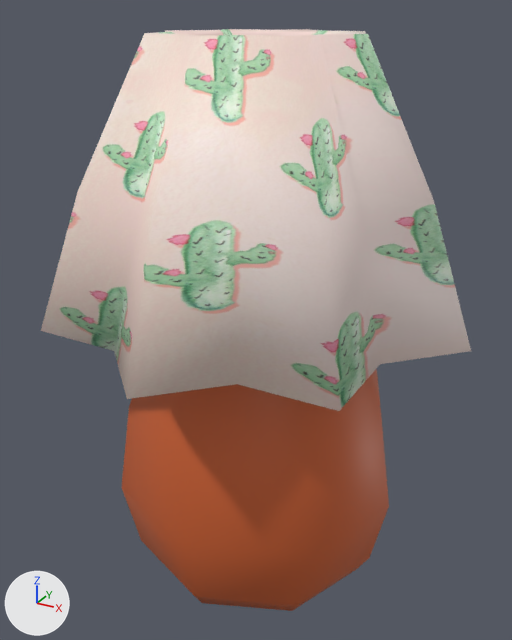
An edit to the FBX model el_escape_de_cactus/Assets/FBX/Models/Scenes/velador.fbx, drawn before and after from the same camera.
The view is the same before and after, from a camera (50 mm lens) standing at (-1.105, -0.101, 1.143) and looking at (-1.287, 0.23, 0.978). The lights are fixed; the arrows at lower left show +X, +Y and +Z. Where no turn or scale is listed for an object, it has been applied to the vertices.

The first picture shows 'Velador'.
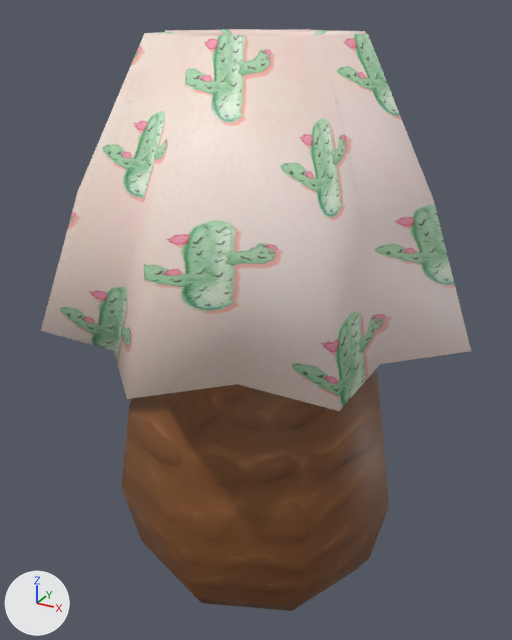
Location of each change, (x1, y1, x2, y2) in pixels of the pictures (512 x 640 px):
'Velador', surface changed
    both: (122, 367, 389, 611)

The edits, one by one:
Picture 'maceta_1.png' (img_maceta_1_png) is new.
In material 'maceta_1' (mat_maceta_1), base_color is no longer (0.593, 0.117, 0.0304), orange #ca6031.
In material 'maceta_1' (mat_maceta_1), texture is now set to img_maceta_1_png.
